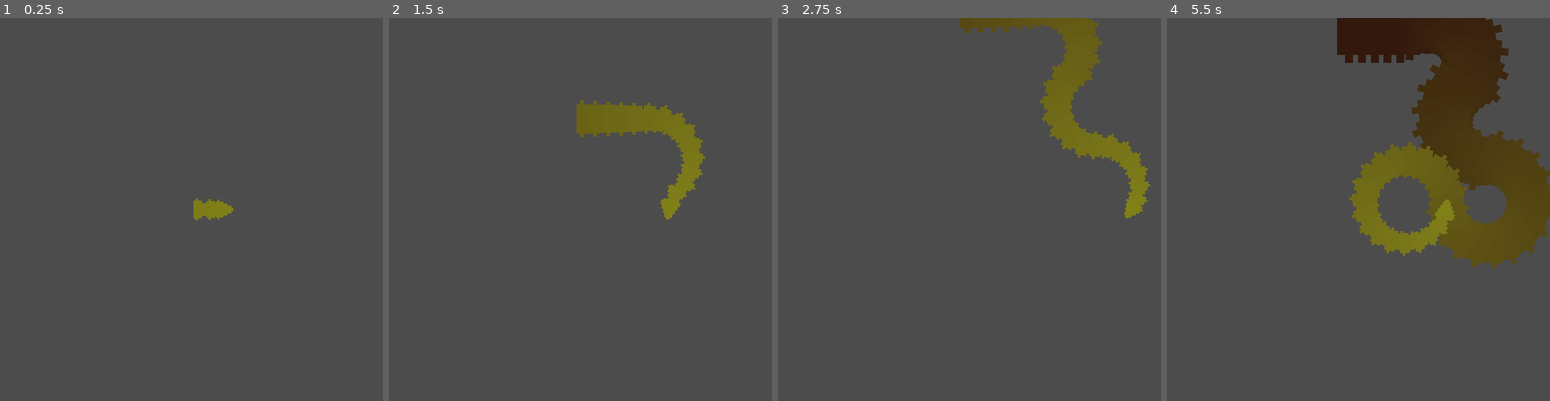
Above: before the commit, frames 1-4 (left to right).
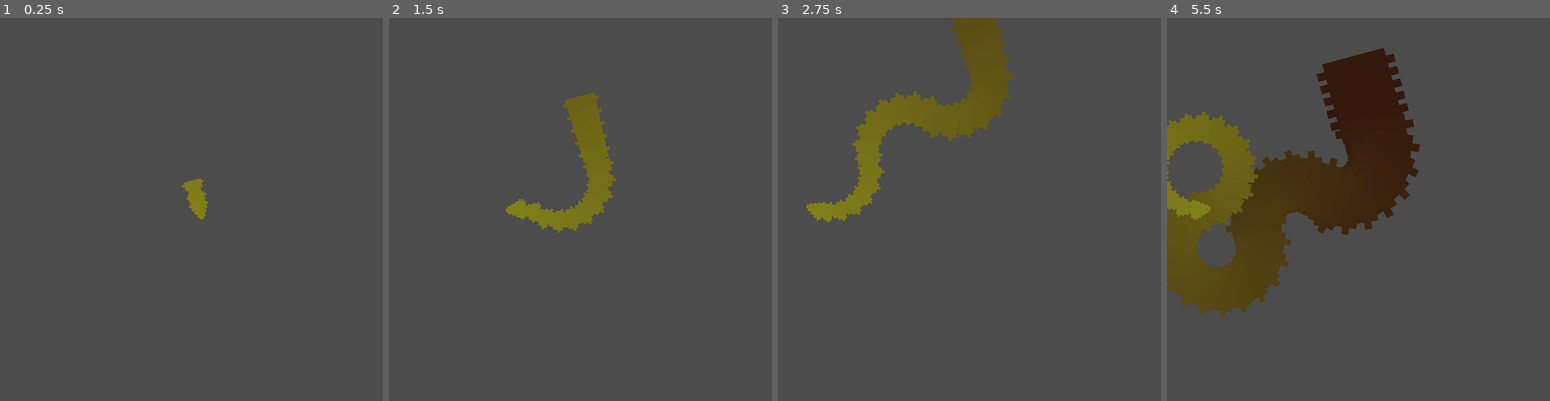
Above: after the commit, the same moments.

Repository: mark-chimes/rootsnake
Game: Godot game, scene res://main.tscn
The game is run twice, just before and just after one commit, with the same random seed, the same clock (stepped at 60 frames per second) and the same inputs.
Inputs:
- Up to frame 1 (0.25 s): no input
- Up to frame 2 (1.5 s): hold Right (right) 0.53-1.28 s; hold Left (left) from 1.28 s (still down)
- Up to frame 3 (2.75 s): release Left (left) at 2.03 s; hold Right (right) from 2.03 s (still down)
- Up to frame 4 (5.5 s): release Right (right) at 3.53 s; hold Left (left) from 3.53 s (still down)

The runs differ from the first frame. In frame 1, 0.6% of the frame differs, in the area x 47-61%, y 41-53%; in frame 2, 5.3%; in frame 3, 11%; in frame 4, 39%, in the area x 0-100%, y 0-78%.

Commit message:
Collide with own tail

Diff:
--- a/main.tscn
+++ b/main.tscn
@@ -18,6 +18,11 @@
 [node name="Sprite" type="Sprite" parent="snakehead"]
 modulate = Color( 0.501961, 0.501961, 0.0980392, 1 )
 texture = ExtResource( 2 )
+
+[node name="Area2D" type="Area2D" parent="snakehead"]
+
+[node name="CollisionPolygon2D" type="CollisionPolygon2D" parent="snakehead/Area2D"]
+polygon = PoolVector2Array( -4, -4, -4, 4, 5, 1, 5, -1 )
 
 [node name="background" type="Node2D" parent="."]
 
@@ -44,3 +49,5 @@
 [node name="Camera2D" type="Camera2D" parent="CameraControl"]
 current = true
 zoom = Vector2( 0.25, 0.25 )
+
+[connection signal="area_entered" from="snakehead/Area2D" to="snakehead" method="_on_Area2D_area_entered"]
--- a/snakehead.gd
+++ b/snakehead.gd
@@ -16,10 +16,7 @@
 var turn_speed = 180.0
 
 func _ready():
-	pass
-
-var timer = 0.0
-var SPAWN_TIME = 1
+	angle = 75
 
 func _process(delta):
 	if Input.is_action_pressed("right"):
@@ -36,3 +33,7 @@
 
 func _physics_process(delta):
 	position += Vector2(1, 0).rotated(deg2rad(angle)) * VEL * delta
+
+
+func _on_Area2D_area_entered(area):
+	print("Collision!")
--- a/trailpiece.gd
+++ b/trailpiece.gd
@@ -8,6 +8,10 @@
 const GROWTH_TIME = 5.0
 const GROWTH_ADD = 3.0
 
+var lifetime = 0.0
+var COLLISION_TIME = 0.5
+var has_activated_collisions = false
+
 # Called when the node enters the scene tree for the first time.
 func _ready():
 	pass # Replace with function body.
@@ -16,6 +20,12 @@
 	countdown -= delta
 	if countdown <= 0:
 		queue_free()
+
+	if lifetime < COLLISION_TIME:
+		lifetime += delta
+	elif not has_activated_collisions:
+		has_activated_collisions = true
+		$Area2D/CollisionPolygon2D.disabled = false
 
 	if growth_time < GROWTH_TIME:
 		growth_time += delta
--- a/trailpiece.tscn
+++ b/trailpiece.tscn
@@ -8,3 +8,9 @@
 
 [node name="Sprite" type="Sprite" parent="."]
 texture = ExtResource( 1 )
+
+[node name="Area2D" type="Area2D" parent="."]
+
+[node name="CollisionPolygon2D" type="CollisionPolygon2D" parent="Area2D"]
+polygon = PoolVector2Array( -4, 4, 5, 1, 5, -1, -4, -4 )
+disabled = true
